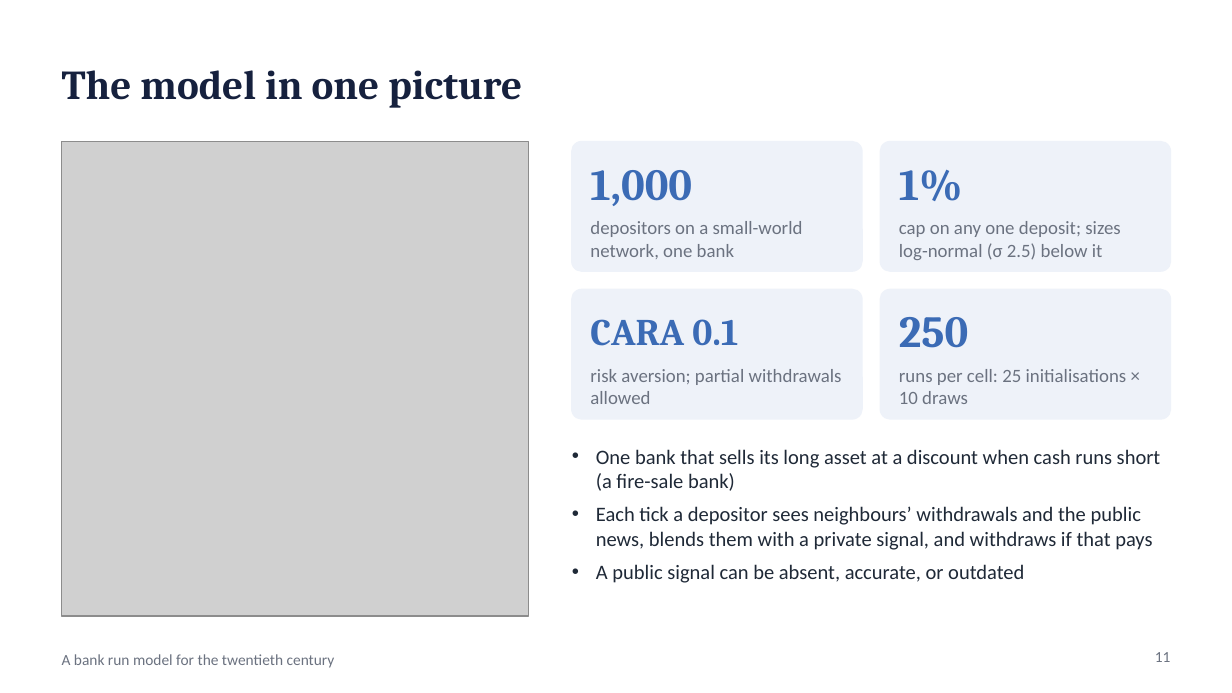
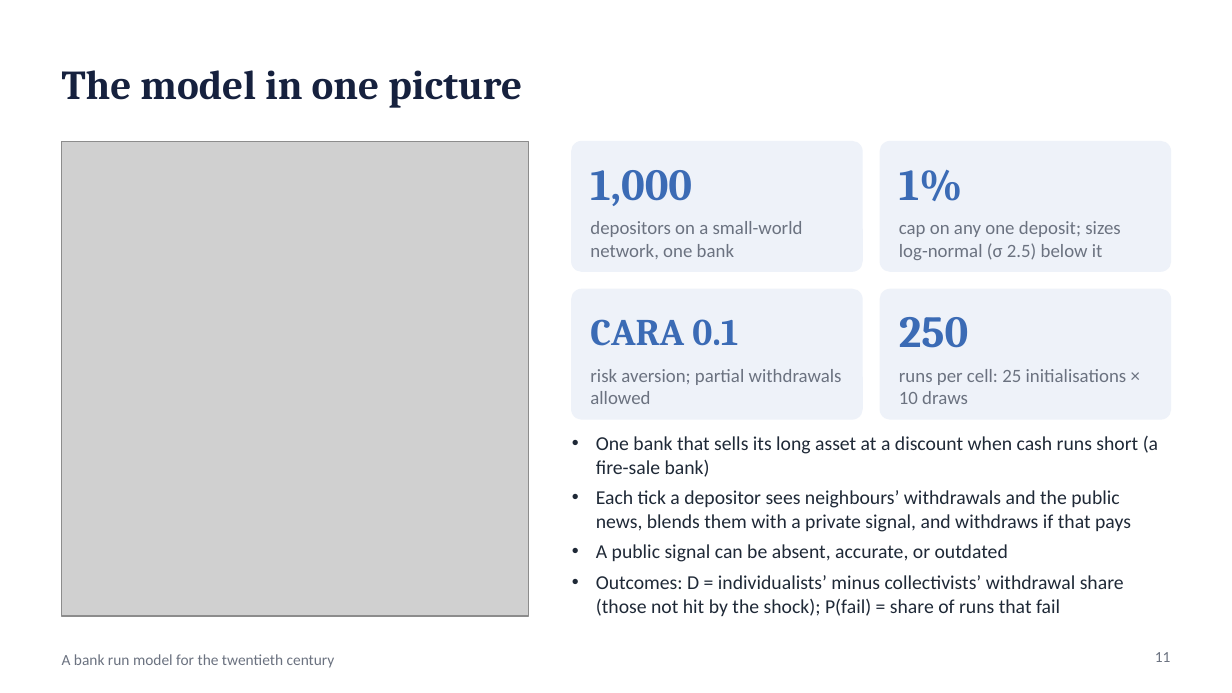
Before and after one commit to wlstover/BankRuns5, a slide deck: slide 11 of docs/deck_2026-10-26_seminar.pptx. Drawn at 1232x693 pixels with LibreOffice and Linux fonts; fonts in the diff are those of the drawing; grey boxes stand for pictures. Boxes give left, top, right and bottom in pixels: in the first picture for what was removed or moved away, otherwise in the second. Text is boxed around its words. In the diff, an @@ line names an element or a change of style, - is before the commit and + after.

```diff
--- a/docs/deck_2026-10-26_seminar.pptx
+++ b/docs/deck_2026-10-26_seminar.pptx
@@ text "One bank that sells its ...": place and size @@
-text "One bank that sells its ..." at (596,449,1161,583)
+text "One bank that sells its ..." at (596,436,1158,616)
@@ text at (596,436,1158,562): size 12 to 11.5 pt in "One bank that sells its long asset ...", "Each tick a depositor sees neighbours’ withdrawals ...", "A public signal can be absent, accurate, ..."; less space between paragraphs @@
@@ text at (596,575,1124,616): paragraph added @@
+• Outcomes: D = individualists’ minus collectivists’ withdrawal share (those not hit by the shock); P(fail) = share of runs that fail
```
Also in this commit, not shown: 1 slide added, 1 slide removed, 3 other files.
